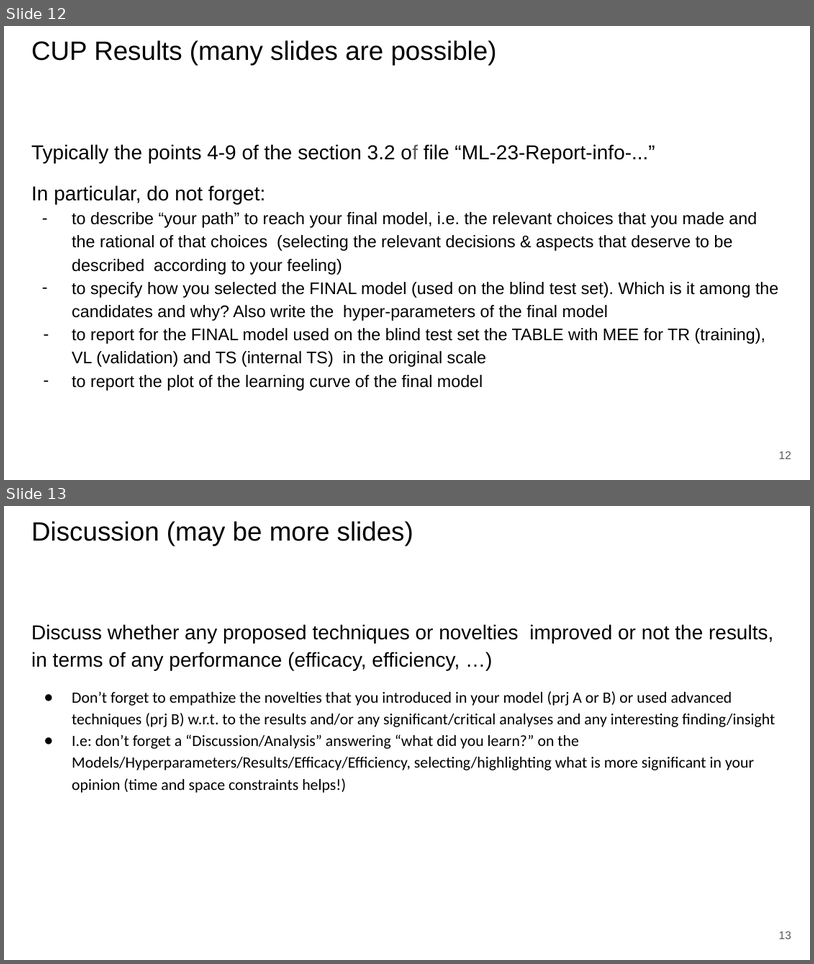
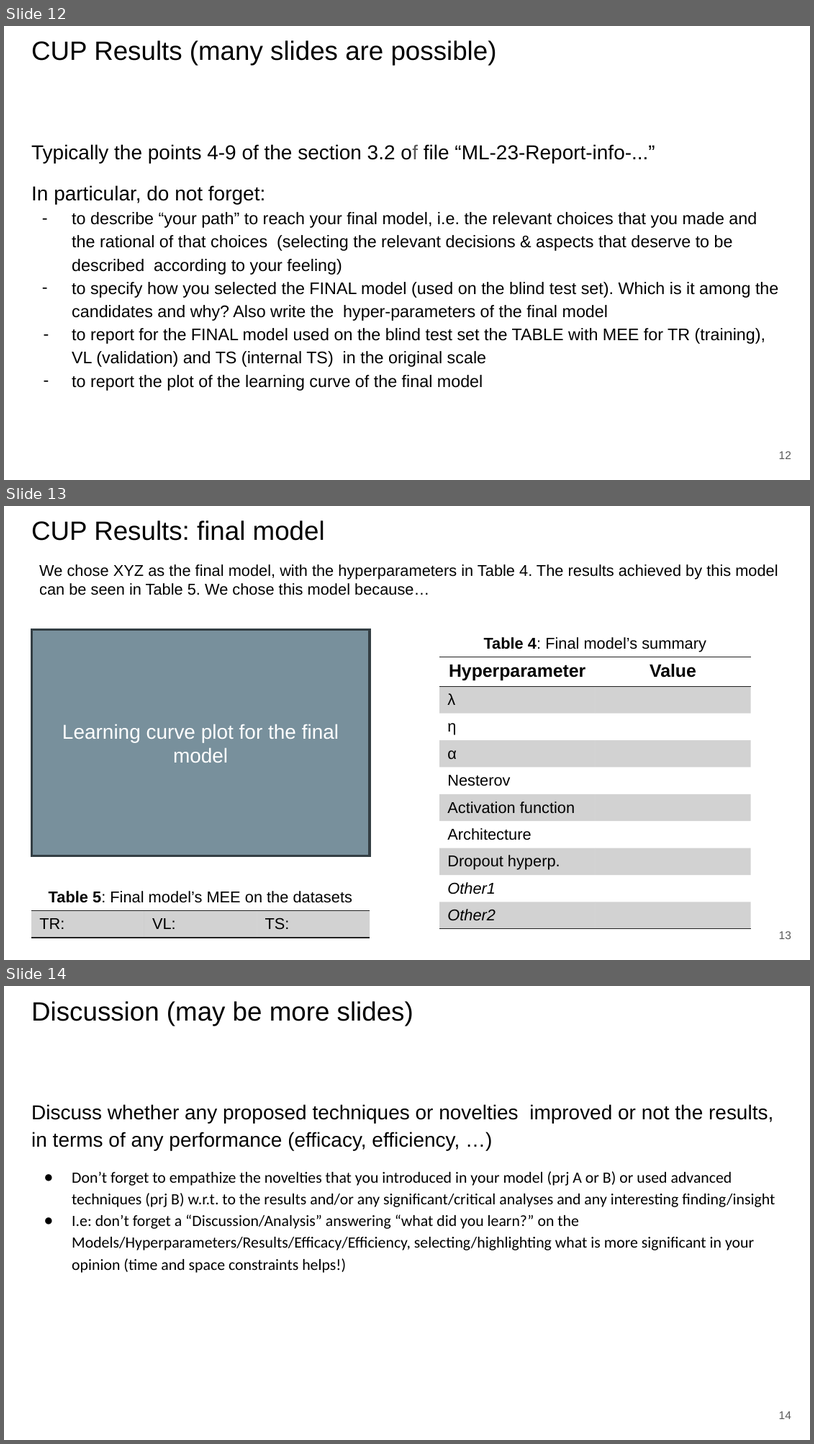
Before and after one commit to paolo-junior-mollica/machine-learning-project, a slide deck: relazione/ML-2023-PRJ-Slides-Demo.pptx. Shown one above the other, each under a label of ours: slides 12 and 13 before the commit, slides 12, 13 and 14 after it. The pictures are 814x964 and 814x1444 pixels, drawn with LibreOffice and Linux fonts; fonts in the diff are those of the drawing. Boxes give left, top, right and bottom in pixels: in the first picture for what was removed or moved away, otherwise in the second. Text is boxed around its words. In the diff, an @@ line names an element or a change of style, - is before the commit and + after.

```diff
--- a/relazione/ML-2023-PRJ-Slides-Demo.pptx
+++ b/relazione/ML-2023-PRJ-Slides-Demo.pptx
@@ slide 13 added at <box>4,506,810,960</box>, background #FFFFFF @@
@@ title added at <box>31,520,325,541</box>, 23.7 pt, text #000000 @@
+CUP Results: final model
@@ text added at <box>39,564,778,595</box>, 14 pt, text #000000 @@
+We chose XYZ as the final model, with the hyperparameters in Table 4. The results achieved by this model can be seen in Table 5. We chose this model because…
@@ rectangle added at <box>31,629,370,856</box>, fill #78909C, outline #353F44 2 pt, 18 pt, text #FFFFFF @@
+Learning curve plot for the final model
@@ table added at <box>440,656,751,929</box>, 10 rows, 2 columns @@
+Hyperparameter | Value
+λ | 
+η | 
+α | 
+Nesterov | 
+Activation function | 
+Architecture | 
+Dropout hyperp. | 
+Other1 | 
+Other2 | 
@@ text added at <box>484,637,707,652</box>, 14 pt, text #000000 @@
+Table 4: Final model’s summary
@@ text added at <box>49,890,352,903</box>, 14 pt, text #000000 @@
+Table 5: Final model’s MEE on the datasets
@@ table added at <box>31,911,370,937</box>, 1 rows, 3 columns @@
+TR: | VL: | TS:
@@ page number added at <box>779,931,792,939</box>, 10 pt, text #595959 @@
+13
@@ what was slide 13 is now slide 14 @@
@@ page number at <box>779,1411,792,1419</box>: text changed @@
-13
+14
```
Also in this commit, not shown: 7 slides changed, 1 other slide added, 1 slide removed.
